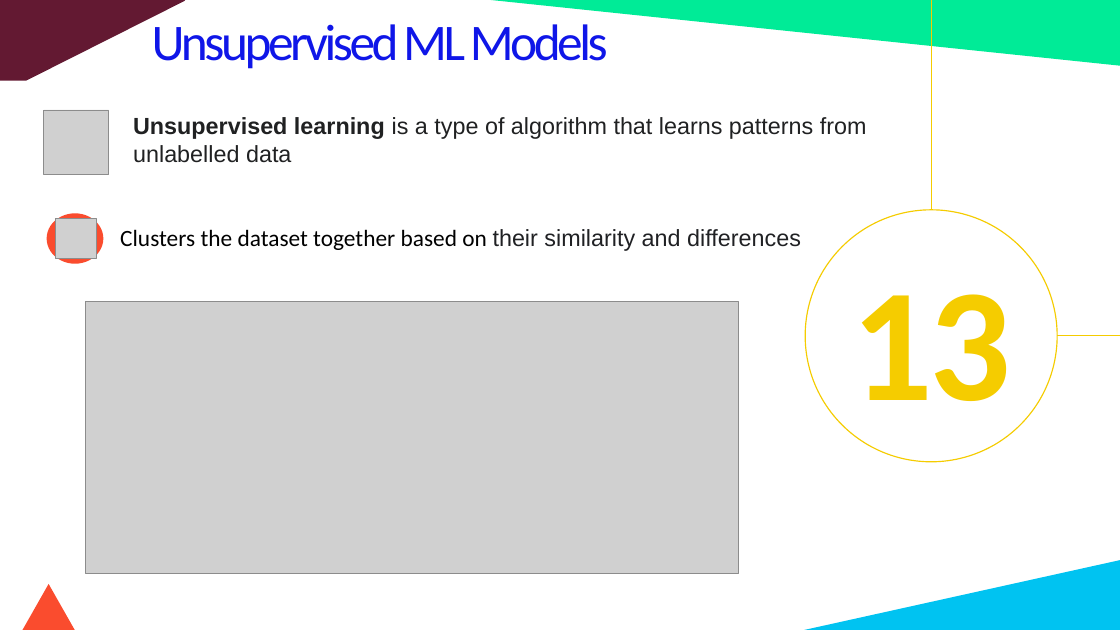
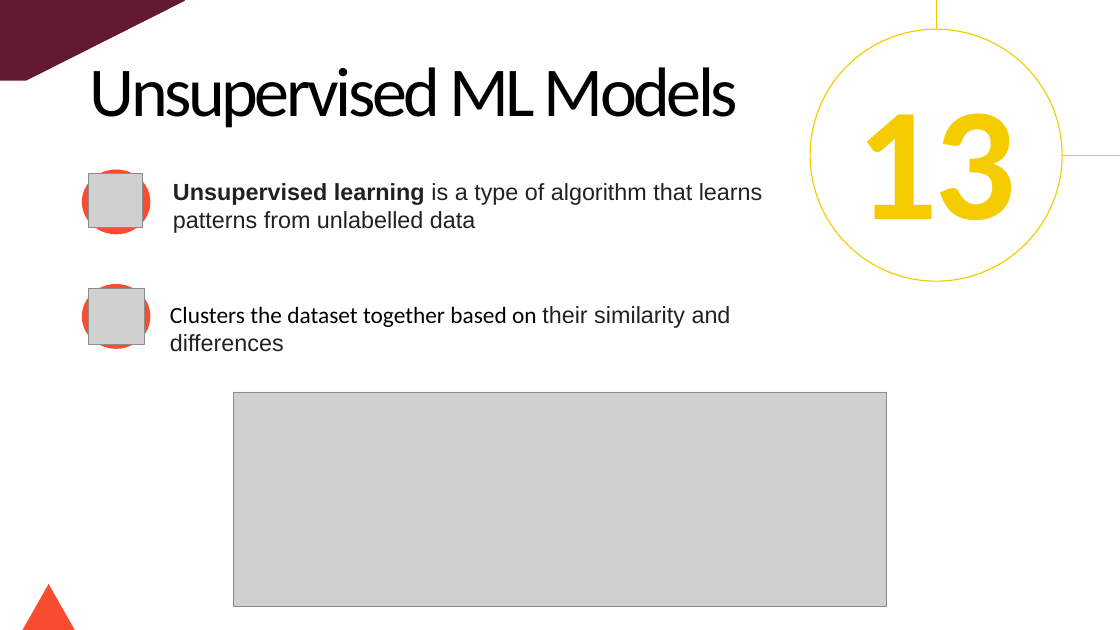
Before and after one commit to fbrowther/Detecting-Fraudulent-Credit-Card-Transactions-Using-Machine-Learning, a slide deck: slide 16 of P4_G4_Presentation - CreditCardTransactions.pptx. Drawn at 1120x630 pixels with LibreOffice and Linux fonts; fonts in the diff are those of the drawing; grey boxes stand for pictures. Boxes give left, top, right and bottom in pixels: in the first picture for what was removed or moved away, otherwise in the second. Text is boxed around its words. In the diff, an @@ line names an element or a change of style, - is before the commit and + after.

```diff
--- a/P4_G4_Presentation - CreditCardTransactions.pptx
+++ b/P4_G4_Presentation - CreditCardTransactions.pptx
@@ right triangle removed at [491, 0, 1120, 66] @@
@@ ellipse: place and size @@
-ellipse at [806, 210, 1058, 462]
+ellipse at [810, 29, 1062, 281]
@@ line moved from (932, 0) - (932, 210) to (936, 0) - (936, 29) @@
@@ text "Unsupervised ML Models": place and size @@
-text "Unsupervised ML Models" at [152, 24, 608, 69]
+text "Unsupervised ML Models" at [90, 67, 738, 128]
@@ text "Unsupervised ML Models" at [90, 67, 738, 128]: size 44 to 60 pt, text colour #0F16E8 to #000000 @@
@@ text "13": place and size @@
-text "13" at [851, 294, 1011, 437]
+text "13" at [856, 113, 1016, 256]
@@ ellipse added at [82, 170, 150, 234], fill #FA4C2E @@
@@ picture: place and size @@
-picture at [44, 110, 108, 175]
+picture at [88, 174, 142, 228]
@@ text "Unsupervised learning is a type ..." rewrapped from [133, 117, 867, 163] to [173, 183, 763, 233] @@
@@ line moved from (1120, 335) - (1058, 335) to (1120, 155) - (1062, 155) @@
@@ freeform shape removed at [55, 246, 63, 260] @@
@@ freeform shape removed at [57, 244, 67, 261] @@
@@ freeform shape removed at [66, 242, 82, 260] @@
@@ ellipse: place and size @@
-ellipse at [47, 213, 104, 264]
+ellipse at [82, 284, 150, 349]
@@ picture: place and size @@
-picture at [55, 218, 96, 259]
+picture at [89, 289, 145, 344]
@@ text "Clusters the dataset together based ..." rewrapped from [120, 229, 801, 251] to [170, 306, 731, 352] @@
@@ freeform shape: place and size @@
-freeform shape at [79, 245, 89, 260]
+freeform shape at [134, 323, 144, 339]
@@ freeform shape: place and size @@
-freeform shape at [85, 245, 92, 260]
+freeform shape at [139, 324, 147, 339]
@@ freeform shape added at [139, 318, 144, 323], fill #FFFFFF @@
@@ picture: place and size @@
-picture at [86, 302, 739, 573]
+picture at [234, 392, 887, 607]
@@ right triangle removed at [804, 560, 1120, 630] @@
```
Also in this commit, not shown: 22 other slides changed, 1 other file.
